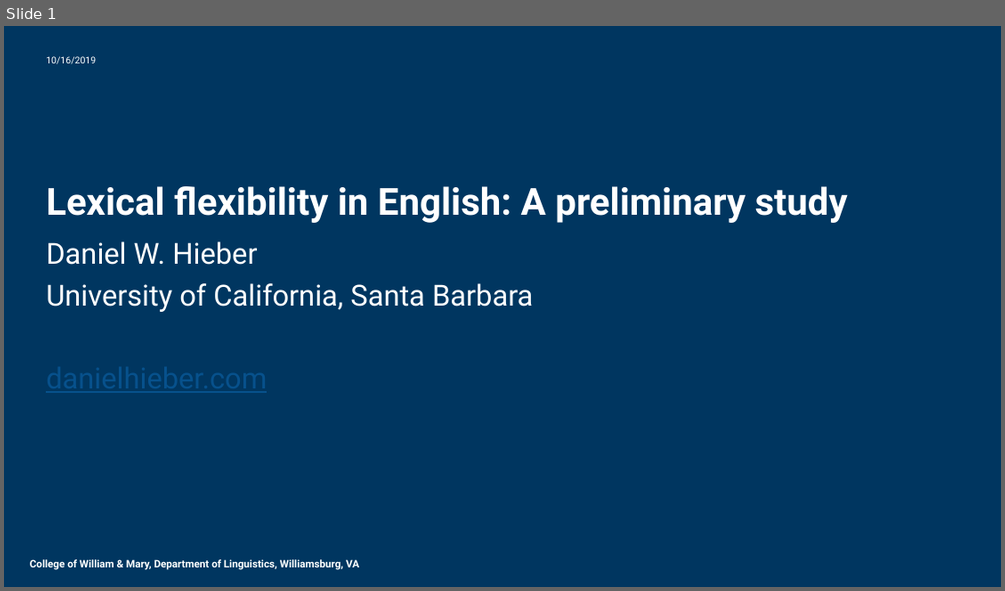
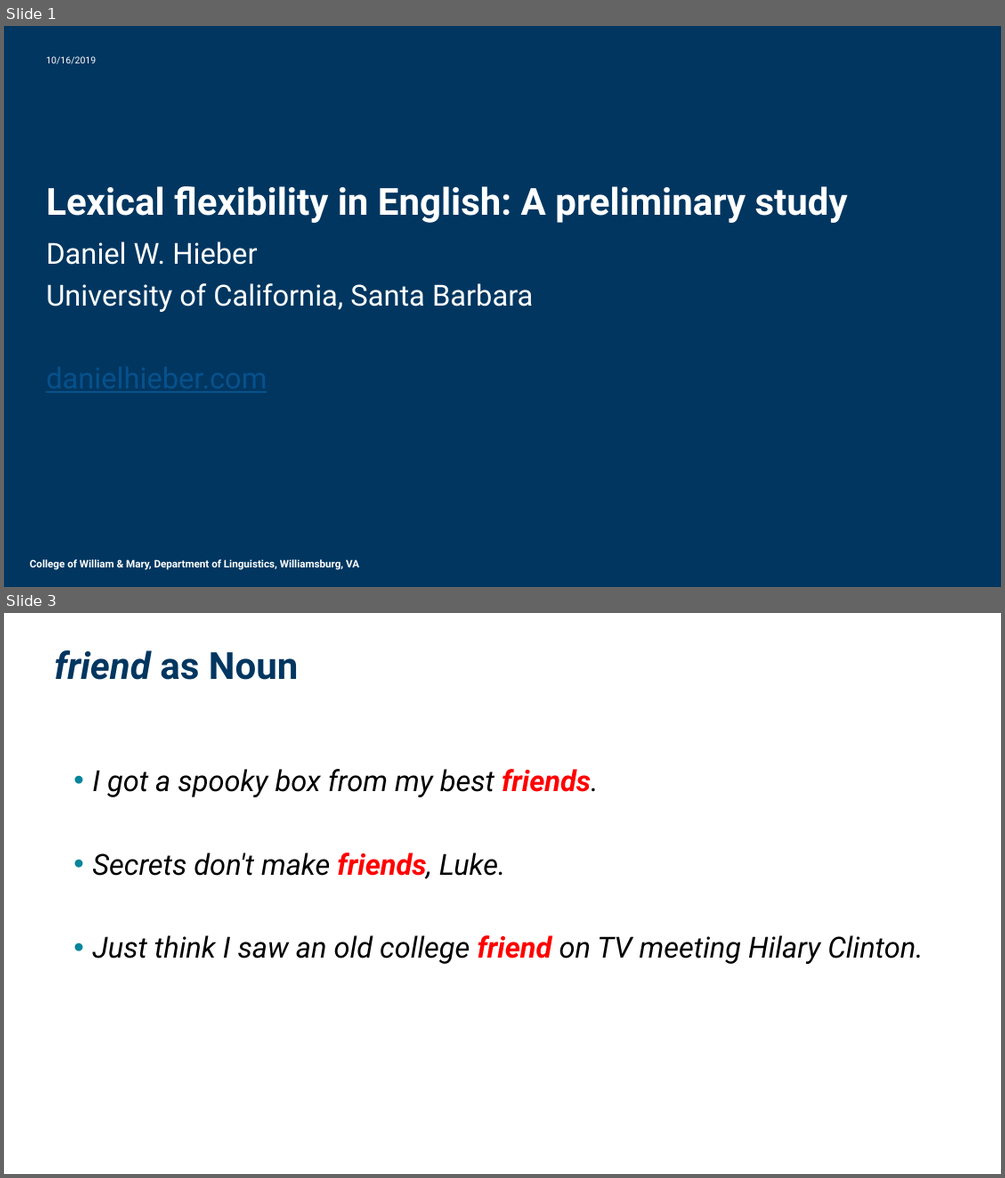
Before and after one commit to dwhieb/dissertation, a slide deck: presentations/Hieber. 2019. Lexical flexibility in English.pptx. Shown one above the other, each under a label of ours: slide 1 before the commit, slides 1 and 3 after it; the slides between them are not shown. The pictures are 1005x591 and 1005x1178 pixels, drawn with LibreOffice and Linux fonts; fonts in the diff are those of the drawing; background and template pictures are left out. Boxes give left, top, right and bottom in pixels: in the first picture for what was removed or moved away, otherwise in the second. Text is boxed around its words. In the diff, an @@ line names an element or a change of style, - is before the commit and + after.

```diff
--- a/presentations/Hieber. 2019. Lexical flexibility in English.pptx
+++ b/presentations/Hieber. 2019. Lexical flexibility in English.pptx
@@ slide 3 added at [4, 613, 1001, 1174], background #FFFFFF @@
@@ title added at [55, 650, 298, 680], 36 pt, text #003660, bold, italic @@
+friend as Noun
@@ text added at [92, 769, 922, 964], 28 pt, text #000000, italic @@
+• I got a spooky box from my best friends.
+• Secrets don't make friends, Luke.
+• Just think I saw an old college friend on TV meeting Hilary Clinton.
```
Also in this commit, not shown: 51 other slides added, 1 slide removed, 1 other file.
